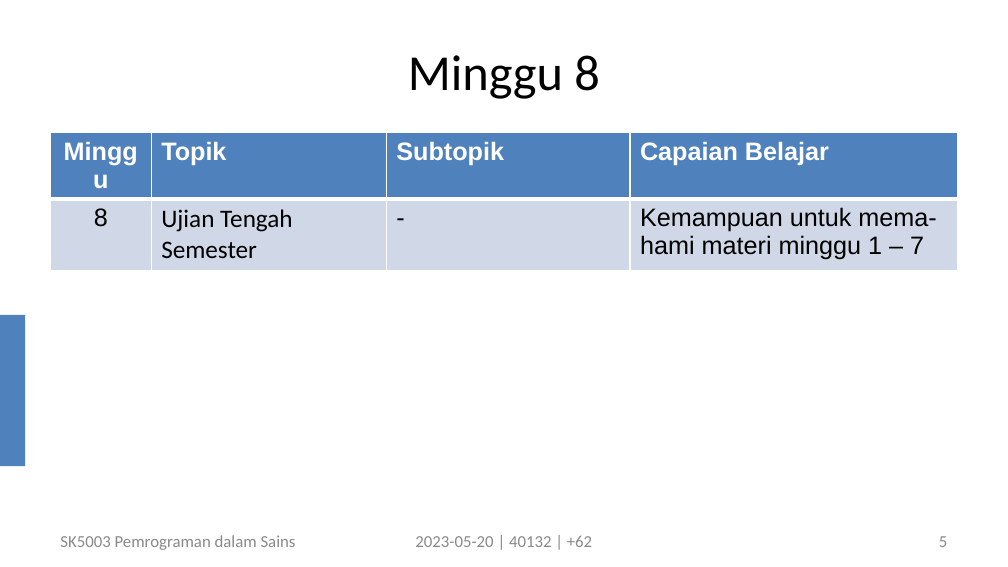
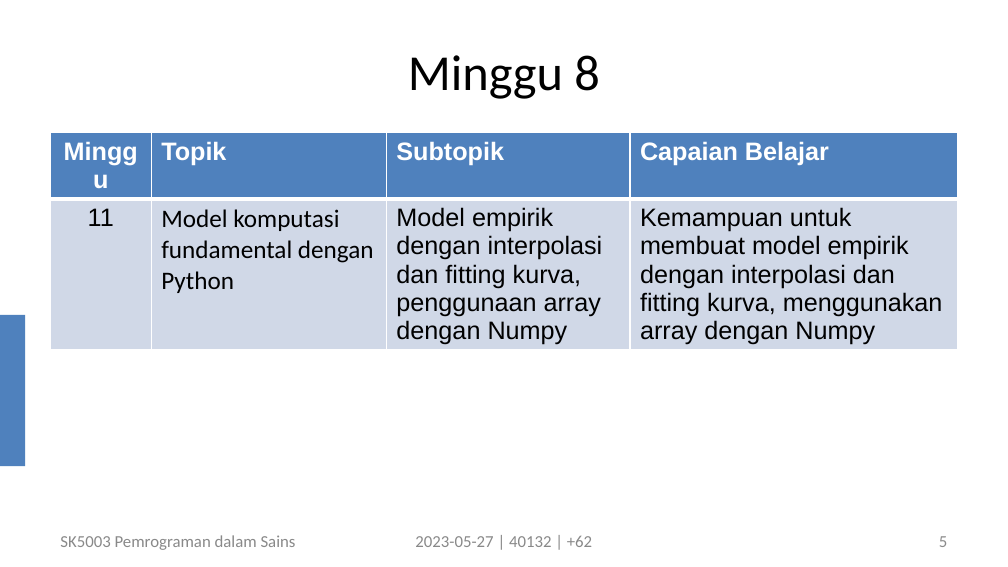
Before and after one commit to dudung/sk5003-02-2022-2, a slide deck: slide 5 of note/10/sk5003_w10_empirical_model_20230527_v0.pptx. Drawn at 1008x567 pixels with LibreOffice and Linux fonts; fonts in the diff are those of the drawing. Boxes give left, top, right and bottom in pixels: in the first picture for what was removed or moved away, otherwise in the second. Text is boxed around its words. In the diff, an @@ line names an element or a change of style, - is before the commit and + after.

Commit message:
update

```diff
--- a/note/10/sk5003_w10_empirical_model_20230527_v0.pptx
+++ b/note/10/sk5003_w10_empirical_model_20230527_v0.pptx
@@ table at [50,132,958,349] @@
-row 2: 8 | Ujian Tengah Semester | - | Kemampuan untuk mema-hami materi minggu 1 – 7
+row 2: 11 | Model komputasi fundamental dengan Python | Model empirik dengan interpolasi dan fitting kurva, penggunaan array dengan Numpy | Kemampuan untuk membuat model empirik dengan interpolasi dan fitting kurva, menggunakan array dengan Numpy
@@ text at [415,536,592,547]: text changed @@
-2023-05-20 | 40132 | +62
+2023-05-27 | 40132 | +62
```
Also in this commit, not shown: 11 other slides changed, 1 slide added, 11 slides removed.
